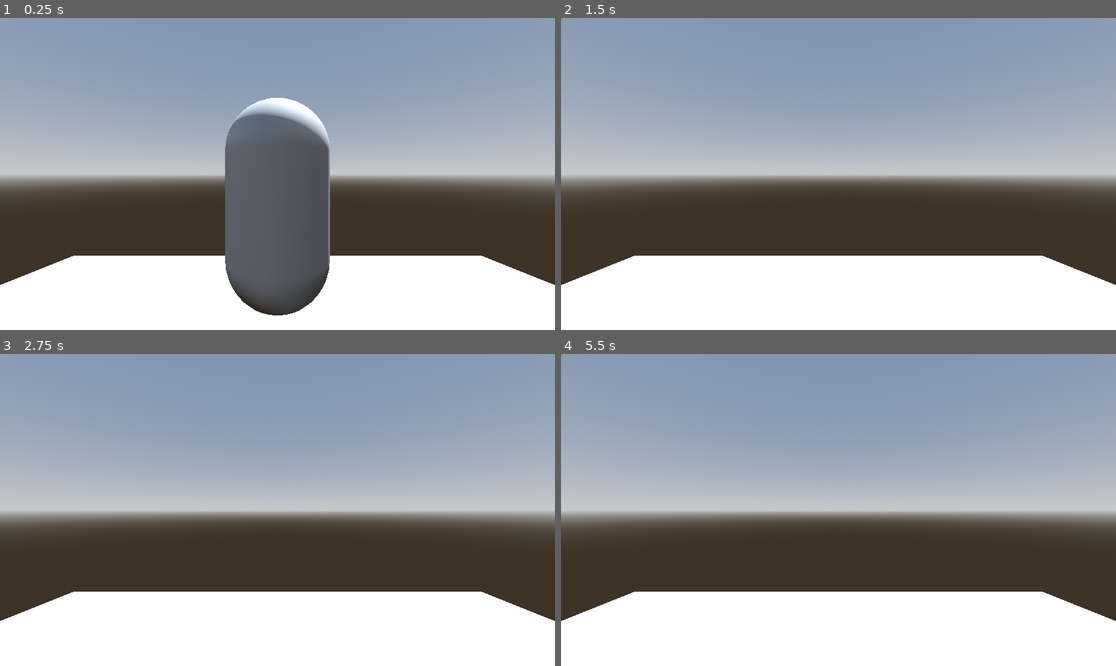
Above: before the commit, frames 1-4 (two rows, left to right).
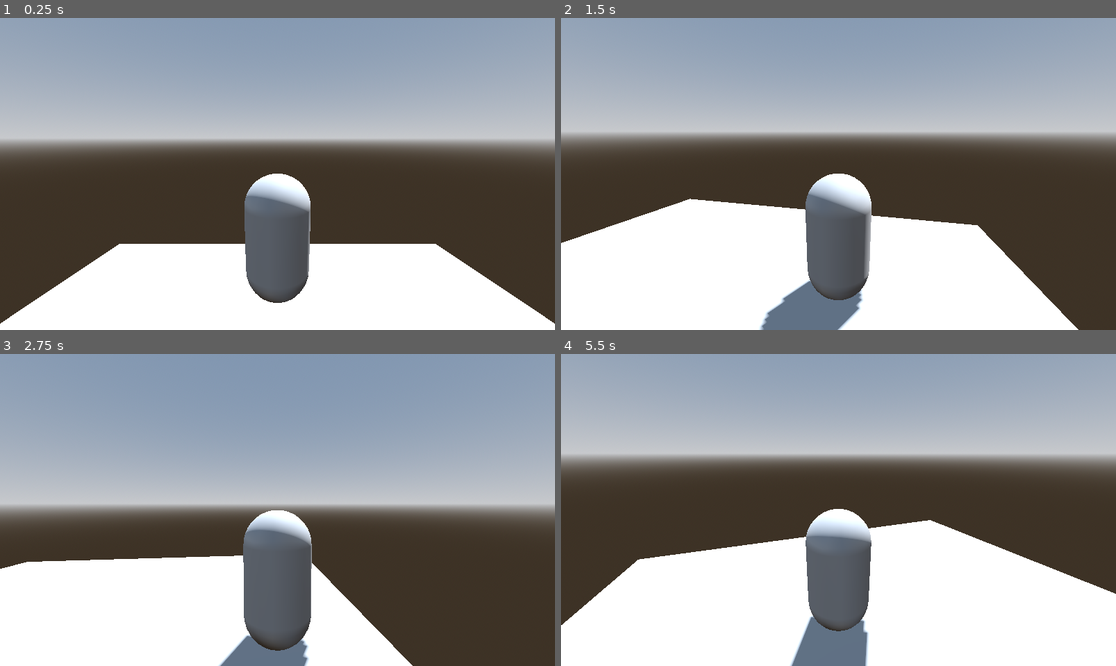
Above: after the commit, the same moments.

Repository: antgarcia222/Lab4-Hello3D
Game: Godot game, scene res://level.tscn
Same seed, same stepped clock (60 frames per second), same inputs: the game is played once before the commit and once after it. Before the commit the project has no main scene; this scene is started directly in both runs.
Inputs (mouse positions are in pixels of both pictures, inside the frame that each line leads up to):
- Up to frame 1 (0.25 s): no input
- Up to frame 2 (1.5 s): move the mouse to (960, 158) at 0.52 s; hold D (move_right) 0.53-1.28 s; move the mouse to (727, 189) at 1.27 s; hold S (move_back) from 1.28 s (still down)
- Up to frame 3 (2.75 s): move the mouse to (333, 441) at 2.02 s; release S (move_back) at 2.03 s; hold D (move_right) from 2.03 s (still down)
- Up to frame 4 (5.5 s): move the mouse to (810, 572) at 2.77 s; release D (move_right) at 2.78 s; hold W (move_forward) 2.78-3.53 s; move the mouse to (1005, 556) at 3.52 s; hold A (move_left) 3.53-5.03 s; tap Escape (ui_cancel) at 4.15 s; move the mouse to (672, 463) at 4.27 s; move the mouse to (866, 510) at 5.02 s; hold S (move_back) from 5.03 s (still down)

The runs differ from the first frame. In frame 1, 30% of the frame differs, in the area x 0-100%, y 25-98%; in frame 2, 45%; in frame 3, 23%; in frame 4, 55%, in the area x 0-100%, y 15-100%.

Commit message:
Polished the player's movement
Created a better camera that now follows the player.

You can use the mouse to follow the player around whilst still using WASD to move around at the same time.

Diff:
--- a/lab4-hello3d/level.tscn
+++ b/lab4-hello3d/level.tscn
@@ -29,9 +29,6 @@
 transform = Transform3D(-0.866025, -0.433013, 0.25, 0, 0.5, 0.866025, -0.5, 0.75, -0.433013, 0, 0, 0)
 shadow_enabled = true
 
-[node name="Camera3D" type="Camera3D" parent="."]
-transform = Transform3D(1, 0, 0, 0, 1, 0, 0, 0, 1, 0, 2, 0)
-
 [node name="MeshInstance3D" type="MeshInstance3D" parent="."]
 mesh = SubResource("PlaneMesh_vgntu")
 
@@ -42,3 +39,4 @@
 
 [node name="Player" parent="." instance=ExtResource("1_2wdop")]
 transform = Transform3D(1, 0, 0, 0, 1, 0, 0, 0, 1, 0, 2, -2)
+linear_damp = 3.0
--- a/lab4-hello3d/player.gd
+++ b/lab4-hello3d/player.gd
@@ -1,9 +1,13 @@
 extends RigidBody3D
 
+var mouse_sensitivity := 0.001
+var twist_input := 0.0
+var pitch_input := 0.0
 
 # Called when the node enters the scene tree for the first time.
 func _ready() -> void:
-	pass # Replace with function body.
+	Input.set_mouse_mode(Input.MOUSE_MODE_CAPTURED)
+
 
 
 # Called every frame. 'delta' is the elapsed time since the previous frame.
@@ -13,3 +17,23 @@
 	input.z = Input.get_axis("move_forward", "move_back")
 
 	apply_central_force(input * 1200.0 * delta)
+
+	if Input.is_action_just_pressed("ui_cancel"):
+		Input.set_mouse_mode(Input.MOUSE_MODE_VISIBLE)
+
+	$TwistPivot.rotate_y(twist_input)
+	$TwistPivot/PitchPivot.rotate_x(pitch_input)
+	$TwistPivot/PitchPivot.rotation.x = clamp (
+		$TwistPivot/PitchPivot.rotation.x,
+		-0.5,
+		0.5
+	)
+	twist_input = 0.0
+	pitch_input = 0.0
+
+
+func _unhandled_input(event: InputEvent) -> void:
+	if event is InputEventMouseMotion:
+		if Input.get_mouse_mode() == Input.MOUSE_MODE_CAPTURED:
+			twist_input = - event.relative.x * mouse_sensitivity
+			pitch_input = - event.relative.y * mouse_sensitivity
--- a/lab4-hello3d/player.tscn
+++ b/lab4-hello3d/player.tscn
@@ -16,3 +16,12 @@
 
 [node name="CollisionShape3D" type="CollisionShape3D" parent="."]
 shape = SubResource("ConvexPolygonShape3D_i4r7d")
+
+[node name="TwistPivot" type="Node3D" parent="."]
+transform = Transform3D(1, 0, 0, 0, 1, 0, 0, 0, 1, 0, 1, 0)
+
+[node name="PitchPivot" type="Node3D" parent="TwistPivot"]
+transform = Transform3D(1, 0, 0, 0, 0.984808, 0.173648, 0, -0.173648, 0.984808, 0, 0, 0)
+
+[node name="Camera3D" type="Camera3D" parent="TwistPivot/PitchPivot"]
+transform = Transform3D(1, 0, 0, 0, 1, 0, 0, 0, 1, 0, 0, 3)
--- a/lab4-hello3d/project.godot
+++ b/lab4-hello3d/project.godot
@@ -11,6 +11,7 @@
 [application]
 
 config/name="Lab4-Hello3D"
+run/main_scene="res://level.tscn"
 config/features=PackedStringArray("4.3", "GL Compatibility")
 config/icon="res://icon.svg"
 
